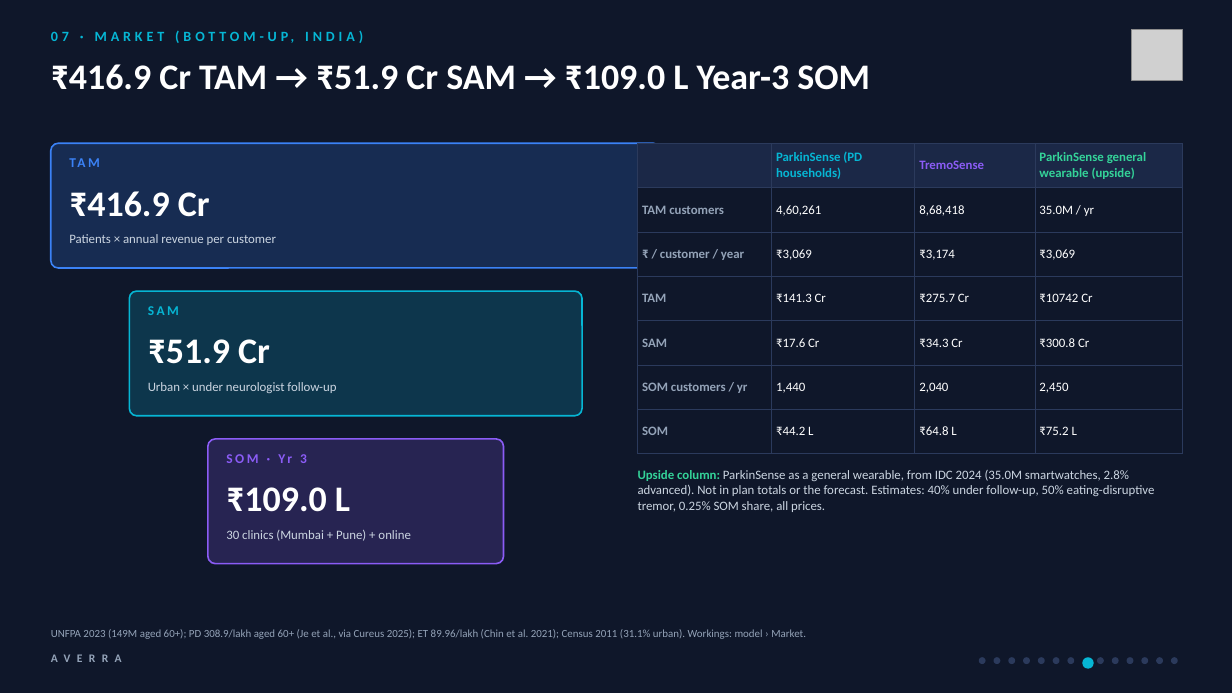
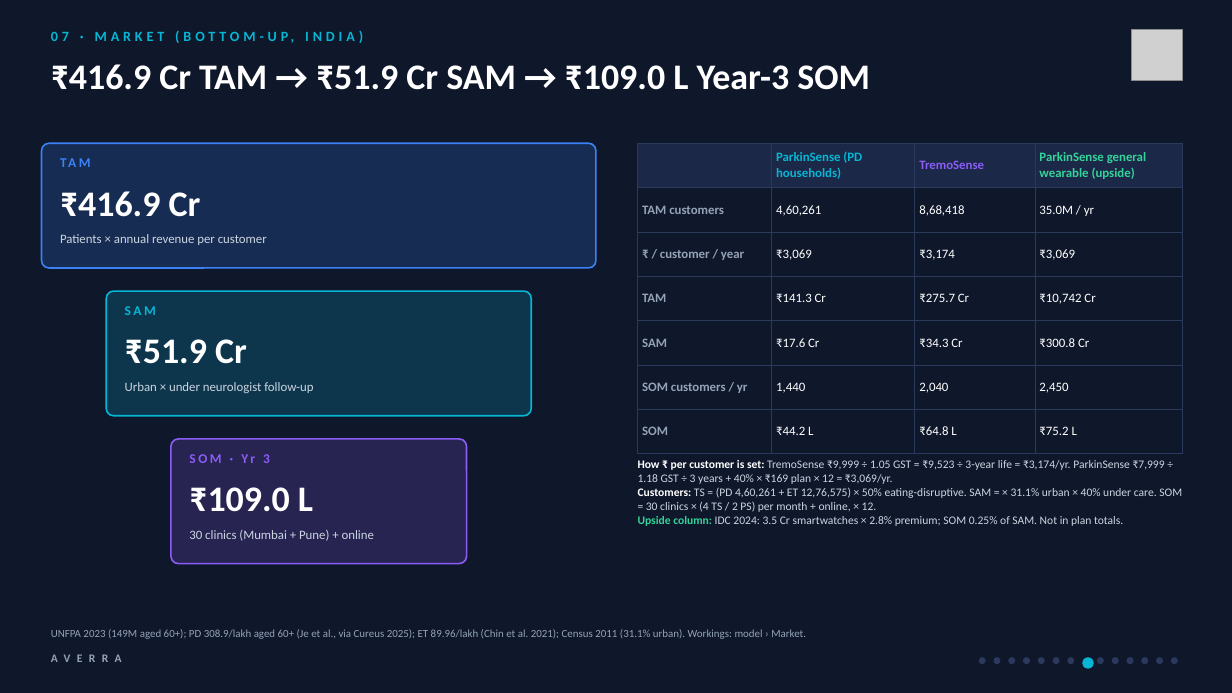
Before and after one commit to sudo-pranshu/AVERRA, a slide deck: slide 8 of deck/AVERRA_Pitch.pptx. Drawn at 1232x693 pixels with LibreOffice and Linux fonts; fonts in the diff are those of the drawing; grey boxes stand for pictures. Boxes give left, top, right and bottom in pixels: in the first picture for what was removed or moved away, otherwise in the second. Text is boxed around its words. In the diff, an @@ line names an element or a change of style, - is before the commit and + after.

```diff
--- a/deck/AVERRA_Pitch.pptx
+++ b/deck/AVERRA_Pitch.pptx
@@ rounded rectangle resized from (x1=51, y1=143, x2=661, y2=268) to (x1=42, y1=143, x2=596, y2=268) @@
@@ table at (x1=638, y1=143, x2=1183, y2=439) @@
-row 4, column 4: ₹10742 Cr
+row 4, column 4: ₹10,742 Cr
@@ text "TAM" moved from (x1=69, y1=154, x2=254, y2=177) to (x1=60, y1=154, x2=245, y2=177) @@
@@ text "₹416.9 Cr" moved from (x1=69, y1=191, x2=210, y2=217) to (x1=60, y1=191, x2=201, y2=217) @@
@@ text "Patients × annual revenue per ..." moved from (x1=69, y1=234, x2=276, y2=245) to (x1=60, y1=234, x2=267, y2=245) @@
@@ rounded rectangle resized from (x1=129, y1=291, x2=582, y2=416) to (x1=106, y1=291, x2=531, y2=416) @@
@@ text "SAM" moved from (x1=148, y1=306, x2=179, y2=315) to (x1=125, y1=306, x2=156, y2=315) @@
@@ text "₹51.9 Cr" moved from (x1=148, y1=339, x2=270, y2=364) to (x1=125, y1=339, x2=247, y2=364) @@
@@ text "Urban × under neurologist follow-up" moved from (x1=148, y1=382, x2=336, y2=393) to (x1=125, y1=382, x2=313, y2=393) @@
@@ 3 texts, 1 rounded rectangle moved together from (x1=208, y1=439, x2=504, y2=564) to (x1=171, y1=439, x2=467, y2=564) @@
@@ text at (x1=638, y1=460, x2=1182, y2=526): text changed; size 10 to 9 pt @@
-Upside column: ParkinSense as a general wearable, from IDC 2024 (35.0M smartwatches, 2.8% advanced). Not in plan totals or the forecast. Estimates: 40% under follow-up, 50% eating-disruptive tremor, 0.25% SOM share, all prices.
+How ₹ per customer is set: TremoSense ₹9,999 ÷ 1.05 GST = ₹9,523 ÷ 3-year life = ₹3,174/yr. ParkinSense ₹7,999 ÷ 1.18 GST ÷ 3 years + 40% × ₹169 plan × 12 = ₹3,069/yr.
+Customers: TS = (PD 4,60,261 + ET 12,76,575) × 50% eating-disruptive. SAM = × 31.1% urban × 40% under care. SOM = 30 clinics × (4 TS / 2 PS) per month + online, × 12.
+Upside column: IDC 2024: 3.5 Cr smartwatches × 2.8% premium; SOM 0.25% of SAM. Not in plan totals.
```
Also in this commit, not shown: 1 other file.
